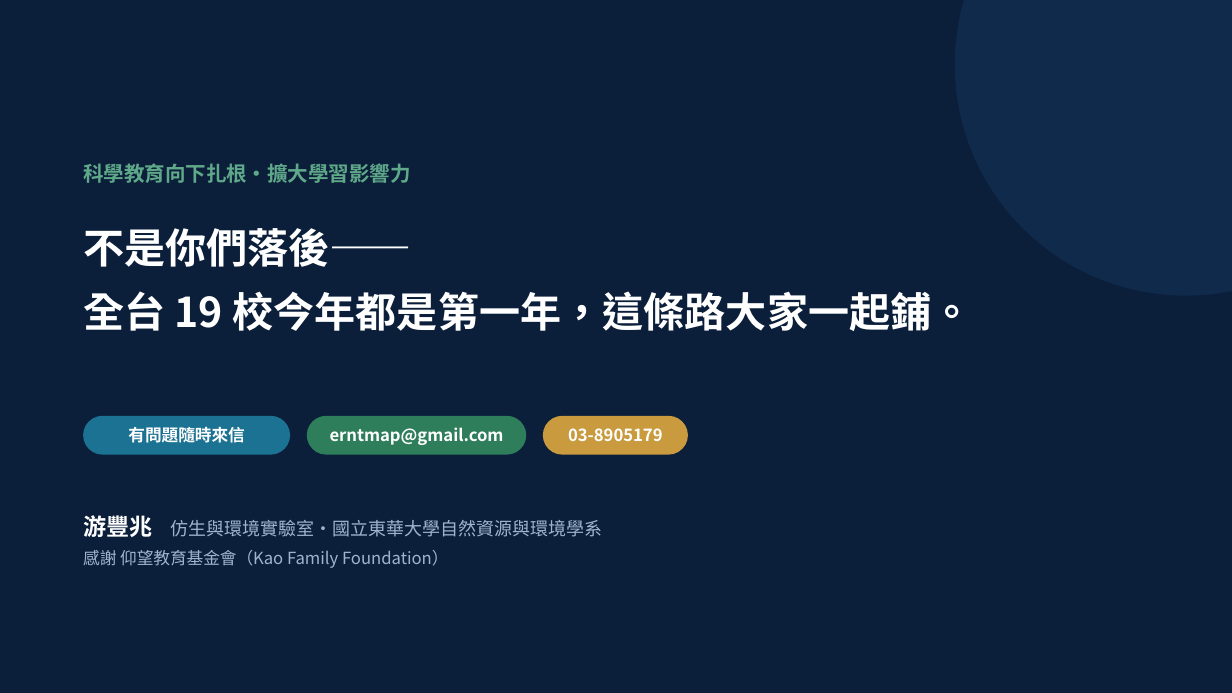
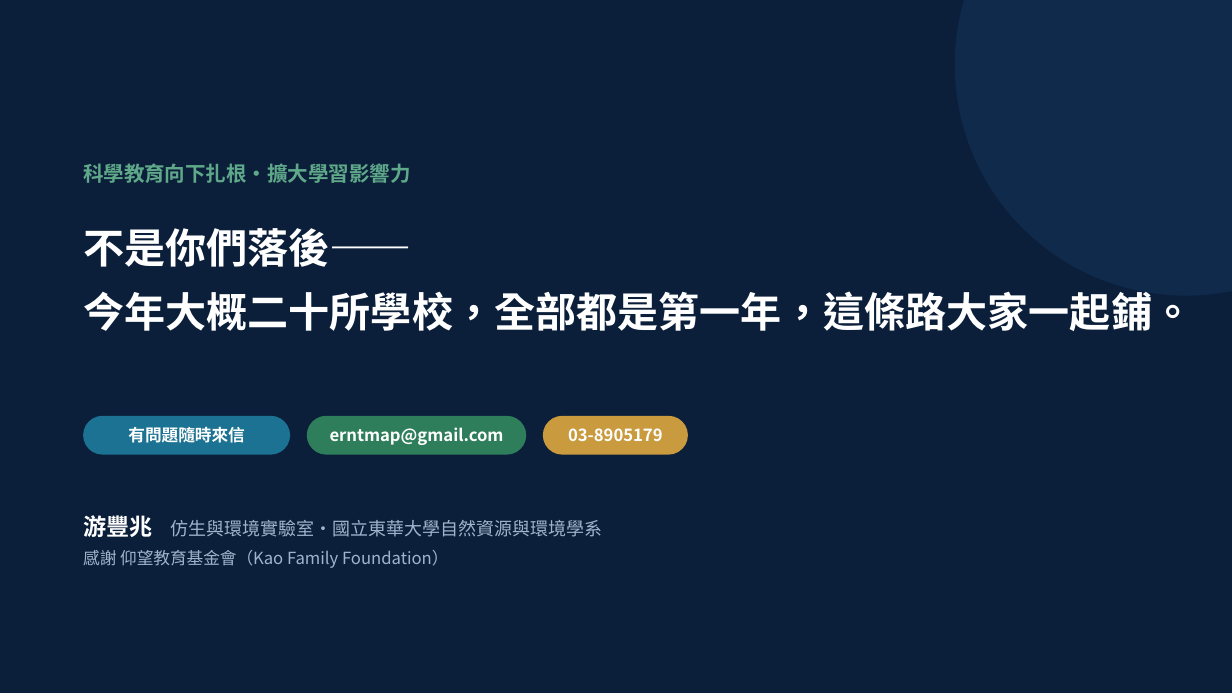
Before and after one commit to cwstedctw/sci-club-toolkit, a slide deck: slide 26 of part2-豐兆/20260819仰望研習主講_從零打造社團管理系統_游豐兆.pptx. Drawn at 1232x693 pixels with LibreOffice and Linux fonts; fonts in the diff are those of the drawing. Boxes give left, top, right and bottom in pixels: in the first picture for what was removed or moved away, otherwise in the second. Text is boxed around its words. In the diff, an @@ line names an element or a change of style, - is before the commit and + after.

```diff
--- a/part2-豐兆/20260819仰望研習主講_從零打造社團管理系統_游豐兆.pptx
+++ b/part2-豐兆/20260819仰望研習主講_從零打造社團管理系統_游豐兆.pptx
@@ text at box(83, 291, 1193, 331): text changed @@
-全台 19 校今年都是第一年，這條路大家一起鋪。
+今年大概二十所學校，全部都是第一年，這條路大家一起鋪。
```
Also in this commit, not shown: 6 other slides changed, 2 other files.
